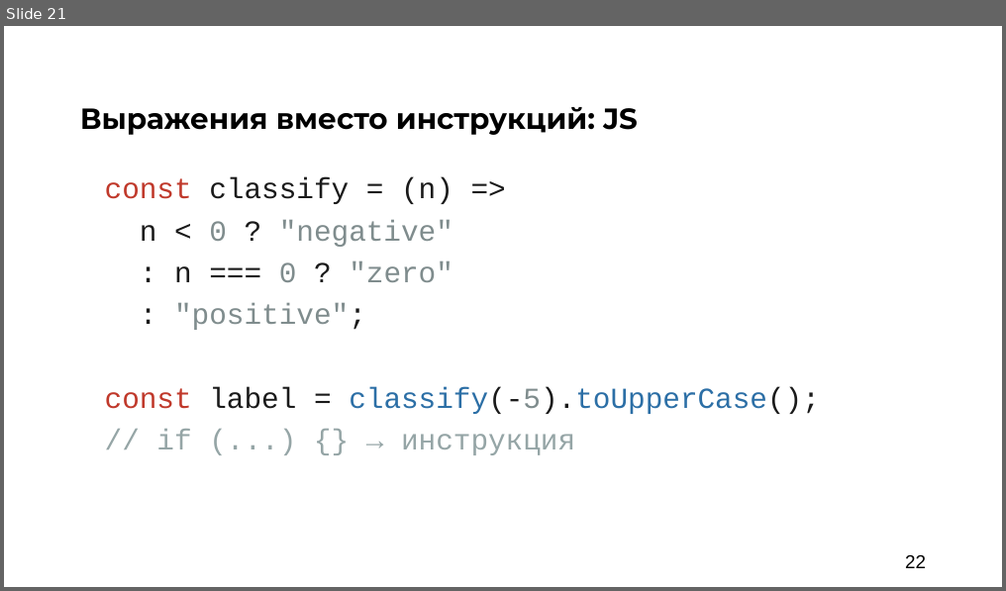
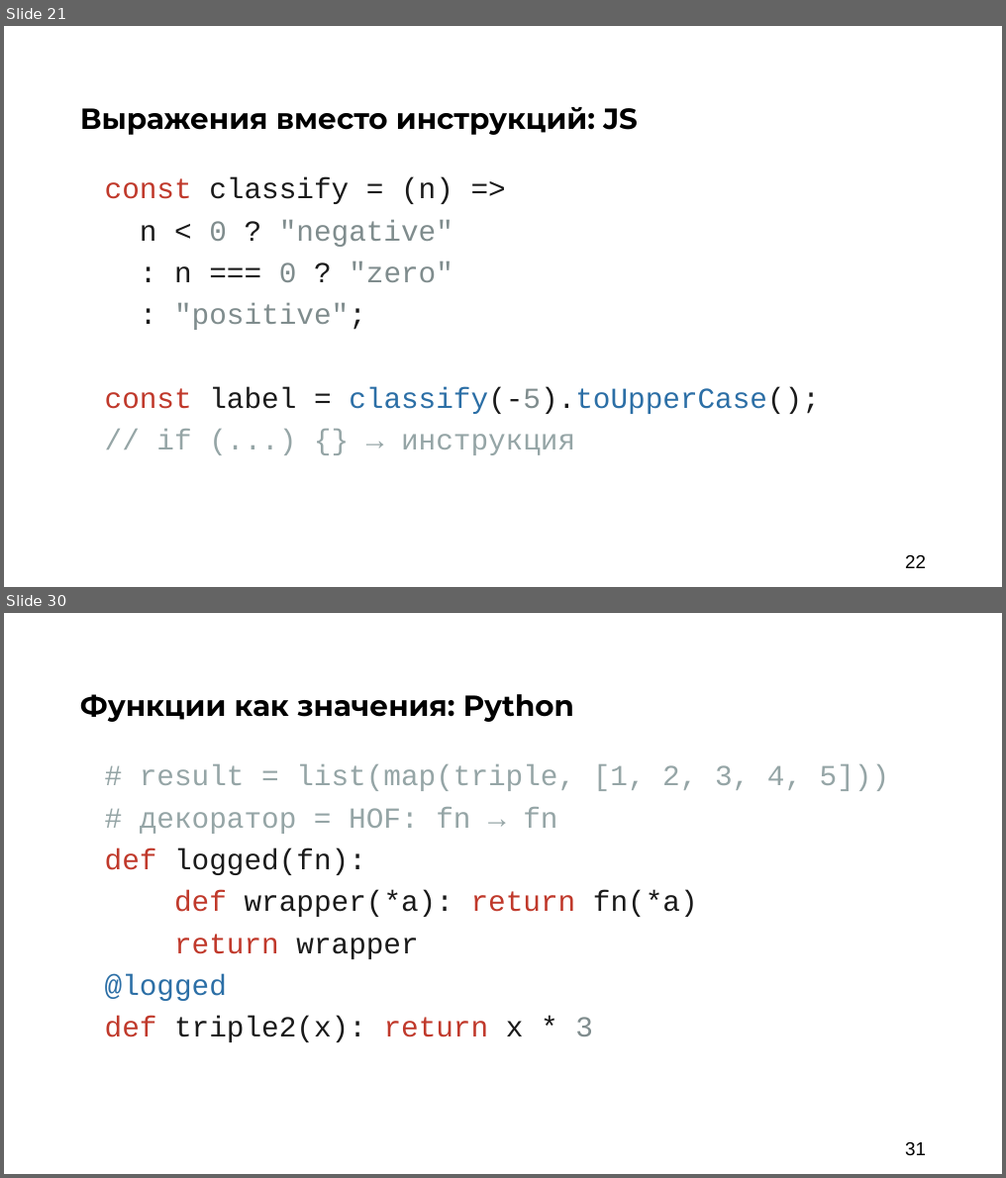
Before and after one commit to argent-smith/presentations, a slide deck: FP_Talk_2026/nastachku/final_presentation.pptx. Shown one above the other, each under a label of ours: slide 21 before the commit, slides 21 and 30 after it; the slides between them are not shown. The pictures are 1006x591 and 1006x1178 pixels, drawn with LibreOffice and Linux fonts; fonts in the diff are those of the drawing; background and template pictures are left out. Boxes give left, top, right and bottom in pixels: in the first picture for what was removed or moved away, otherwise in the second. Text is boxed around its words. In the diff, an @@ line names an element or a change of style, - is before the commit and + after.

```diff
--- a/FP_Talk_2026/nastachku/final_presentation.pptx
+++ b/FP_Talk_2026/nastachku/final_presentation.pptx
@@ slide 30 added at bbox=[4, 613, 1002, 1174], background #FFFFFF @@
@@ text added at bbox=[80, 694, 574, 722], 28 pt, text #000000, bold @@
+Функции как значения: Python
@@ text added at bbox=[105, 764, 889, 1043], 28 pt, text #95A5A6 @@
+# result = list(map(triple, [1, 2, 3, 4, 5]))
+# декоратор = HOF: fn → fn
+def logged(fn):
+def wrapper(*a): return fn(*a)
+return wrapper
+@logged
+def triple2(x): return x * 3
@@ page number added at bbox=[905, 1143, 926, 1156], 18 pt, text #000000 @@
+31
```
Also in this commit, not shown: 1 slide changed, 10 other slides added, 1 other file.
